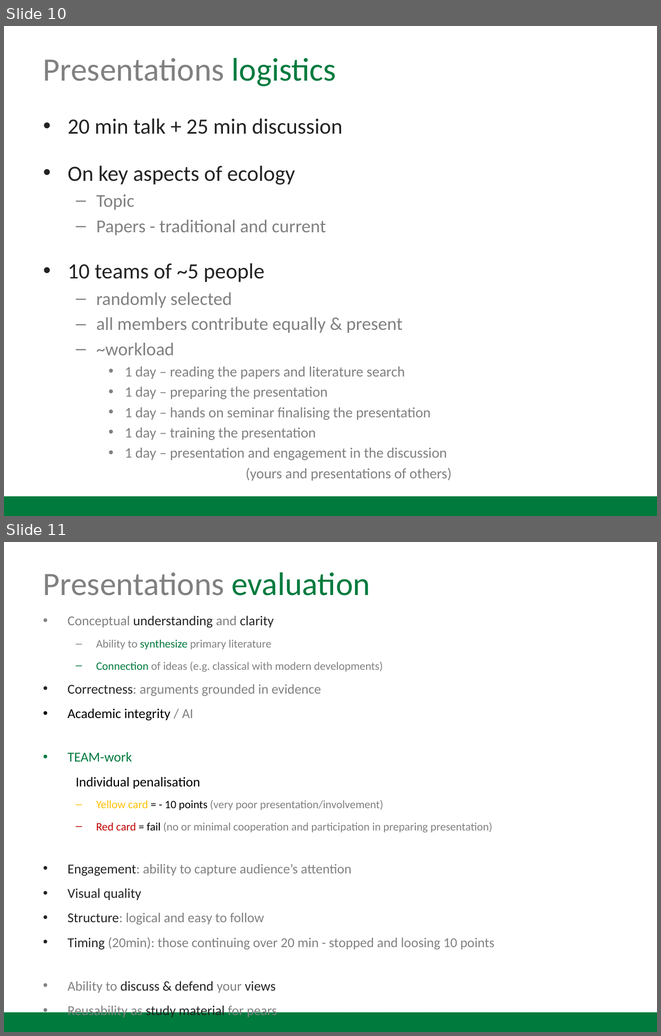
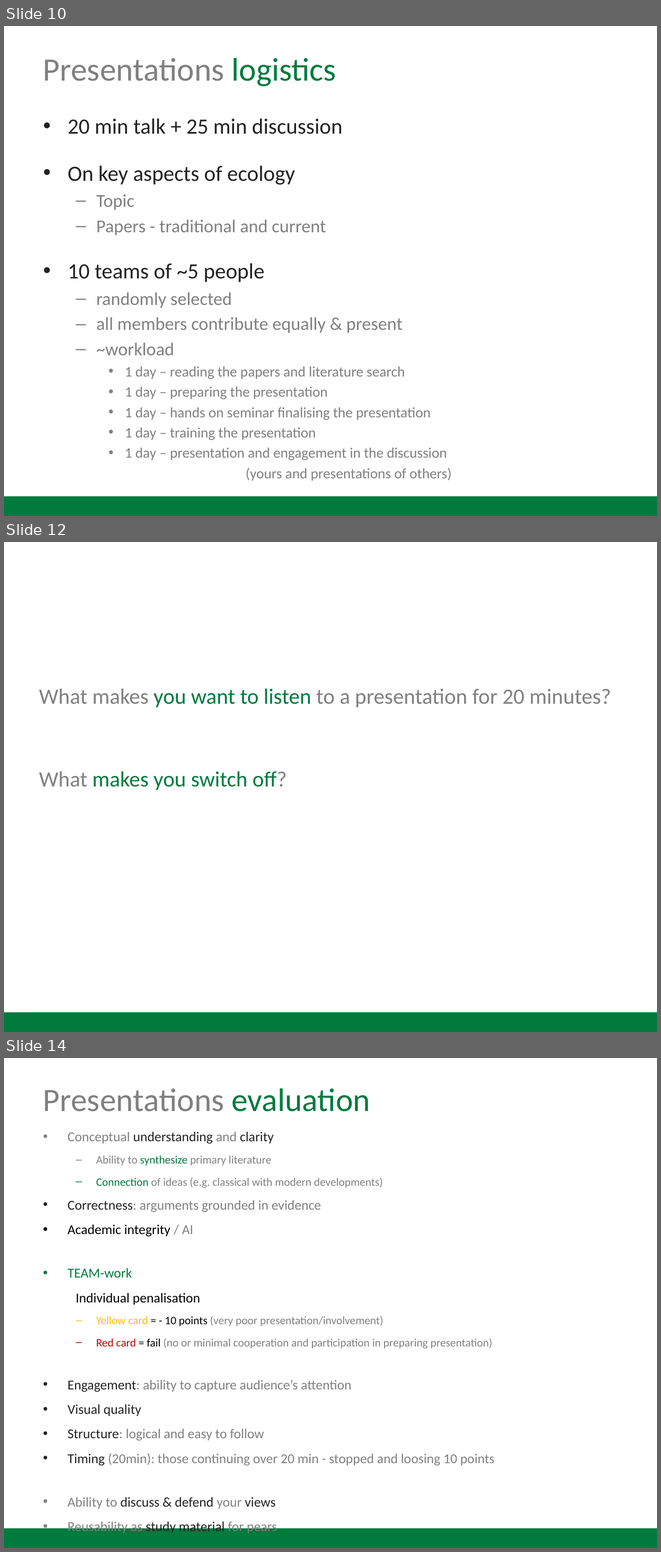
Before and after one commit to MartinBulla/Ecology_Fund_Gen, a slide deck: _Lectures/2026_Ecology_Lecture_1_Course_Intro.pptx. Shown one above the other, each under a label of ours: slides 10 and 11 before the commit, slides 10, 12 and 14 after it; the slides between them are not shown. The pictures are 661x1036 and 661x1552 pixels, drawn with LibreOffice and Linux fonts; fonts in the diff are those of the drawing. Boxes give left, top, right and bottom in pixels: in the first picture for what was removed or moved away, otherwise in the second. Text is boxed around its words. In the diff, an @@ line names an element or a change of style, - is before the commit and + after.

```diff
--- a/_Lectures/2026_Ecology_Lecture_1_Course_Intro.pptx
+++ b/_Lectures/2026_Ecology_Lecture_1_Course_Intro.pptx
@@ slide 12 added at box(4, 542, 657, 1032), background #FFFFFF @@
@@ title added at box(39, 688, 611, 707), 24 pt, text #808080 @@
+What makes you want to listen to a presentation for 20 minutes?
@@ text added at box(39, 771, 287, 790), 24 pt, text #007A3D @@
+What makes you switch off?
@@ rectangle added at box(4, 1012, 657, 1032), fill #007A3D @@
@@ what was slide 11 is now slide 14 @@
```
Also in this commit, not shown: 2 other slides added.
